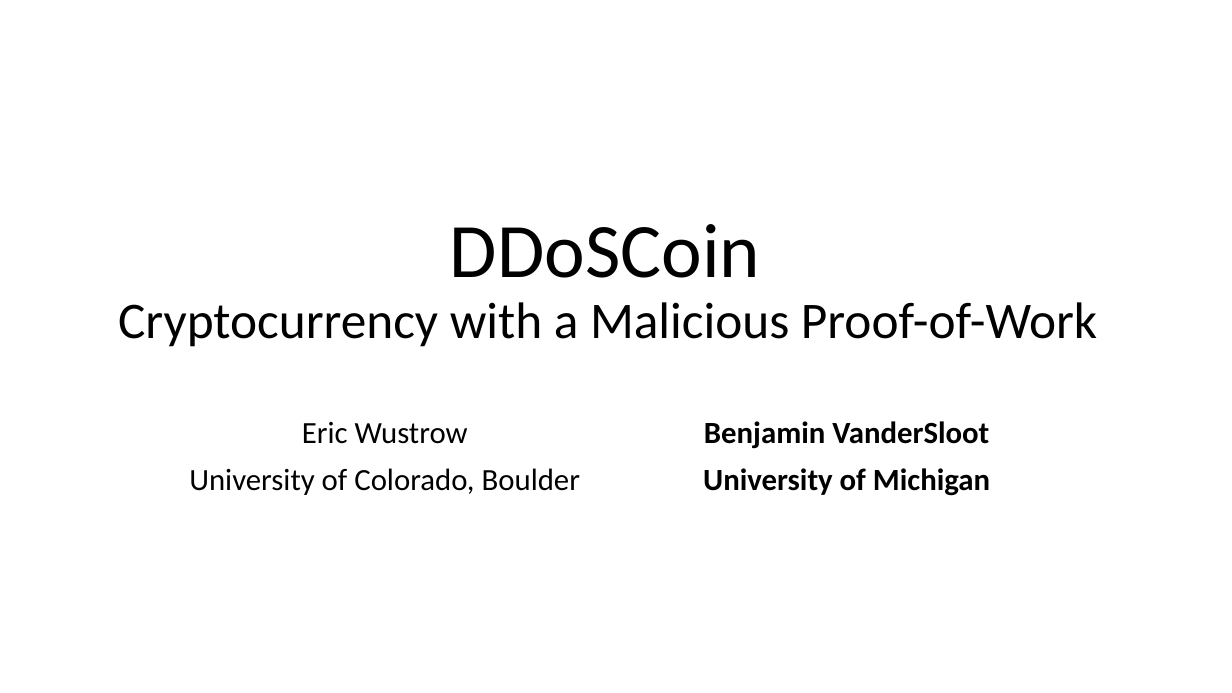
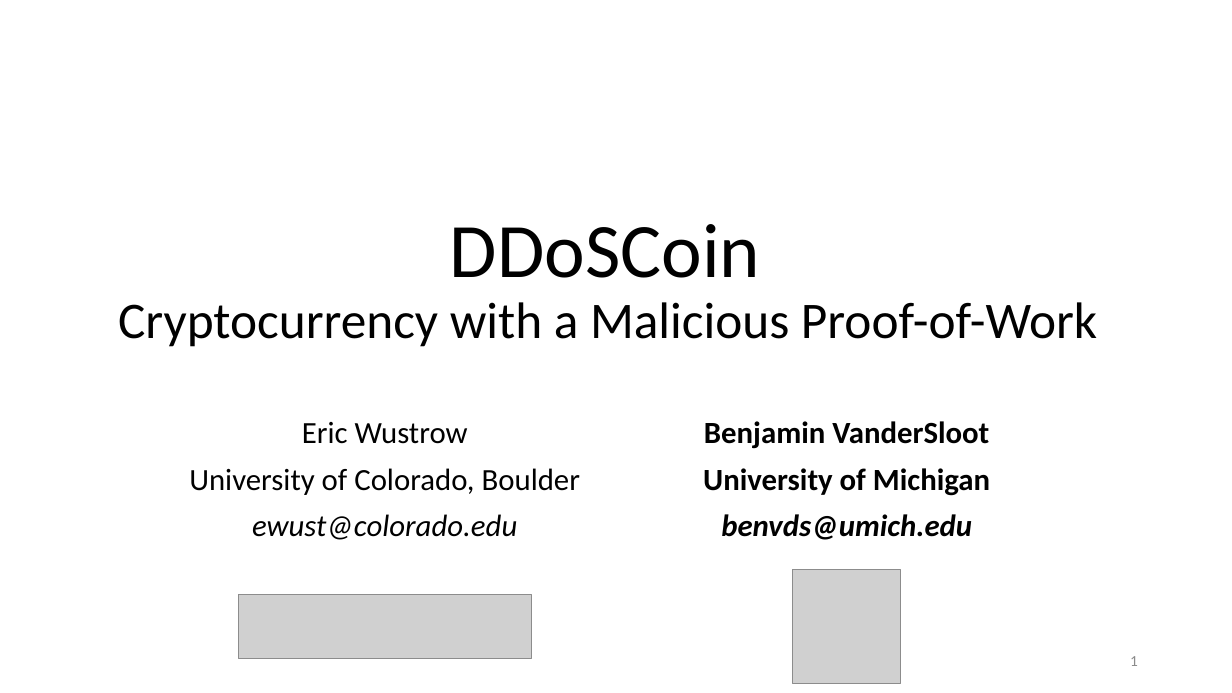
Before and after one commit to ewust/DDoSCoin, a slide deck: slide 1 of presentation/DDoSCoin.pptx. Drawn at 1232x693 pixels with LibreOffice and Linux fonts; fonts in the diff are those of the drawing; grey boxes stand for pictures. Boxes give left, top, right and bottom in pixels: in the first picture for what was removed or moved away, otherwise in the second. Text is boxed around its words. In the diff, an @@ line names an element or a change of style, - is before the commit and + after.

```diff
--- a/presentation/DDoSCoin.pptx
+++ b/presentation/DDoSCoin.pptx
@@ subtitle at [252, 514, 517, 540]: paragraph added @@
+ewust@colorado.edu
@@ text at [721, 514, 972, 540]: paragraph added @@
+benvds@umich.edu
@@ picture added at [793, 569, 900, 683] @@
@@ picture added at [238, 595, 531, 659] @@
@@ page number added at [1130, 656, 1138, 666], 12 pt, text #8C8C8C @@
+1
```
Also in this commit, not shown: 15 other slides changed, 2 slides added, 1 slide removed.
